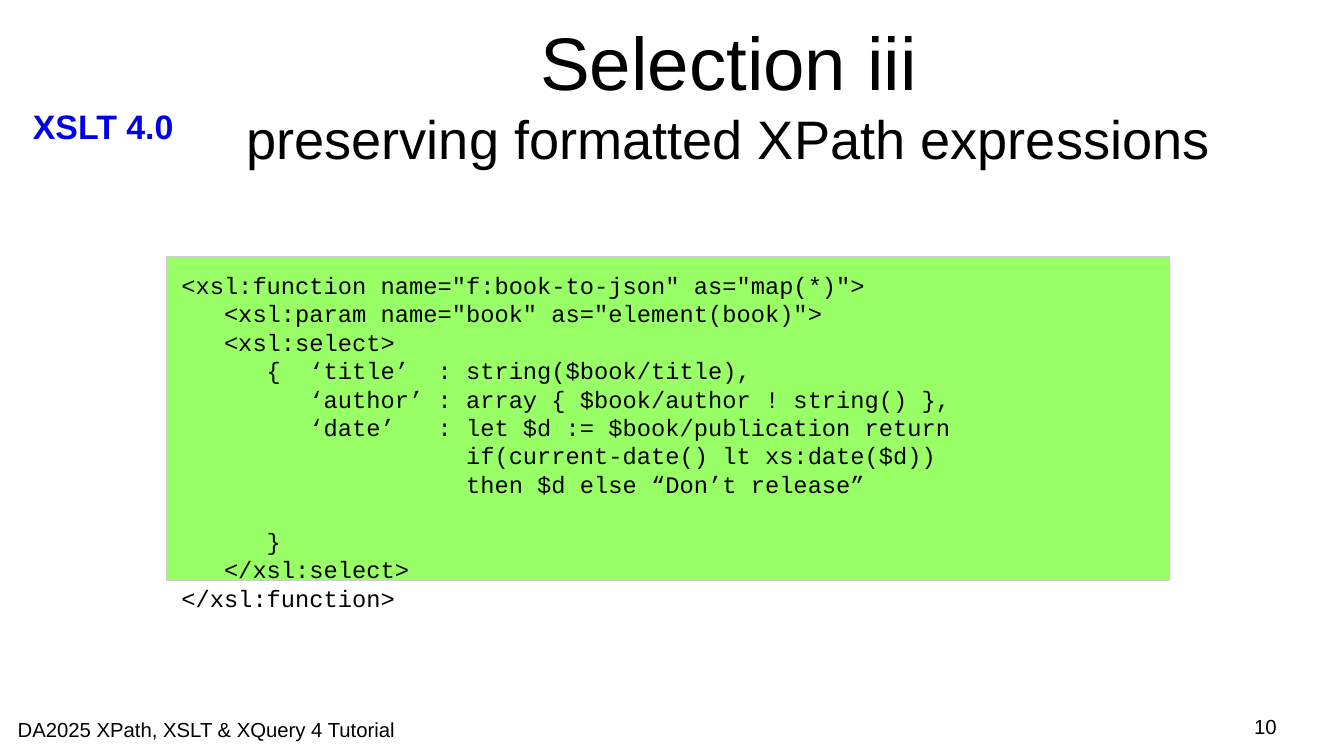
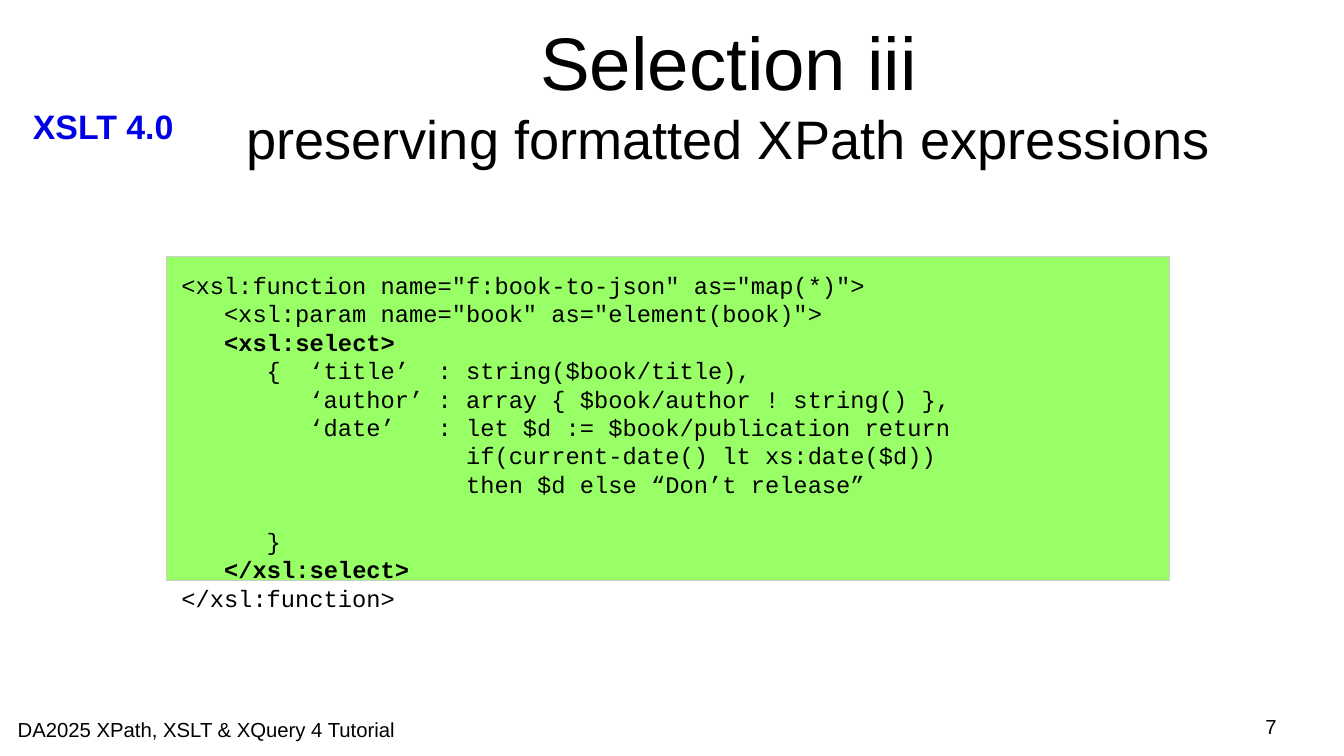
Before and after one commit to johnlumley/johnlumley.github.io, a slide deck: slide 7 of DA2025/slides/QT4-XSLT.odp (slide 10 before the commit). Drawn at 1344x756 pixels with LibreOffice and Linux fonts; fonts in the diff are those of the drawing; background and template pictures are left out. Boxes give left, top, right and bottom in pixels: in the first picture for what was removed or moved away, otherwise in the second. Text is boxed around its words. In the diff, an @@ line names an element or a change of style, - is before the commit and + after.

```diff
--- a/DA2025/slides/QT4-XSLT.odp
+++ b/DA2025/slides/QT4-XSLT.odp
@@ text in rectangle at box(224, 333, 409, 586): bold on in "<xsl:select>", "</xsl:select>" @@
@@ page number at box(1265, 720, 1276, 734): text changed @@
-10
+7
```
Also in this commit, not shown: 3 other slides changed, 2 other files.
